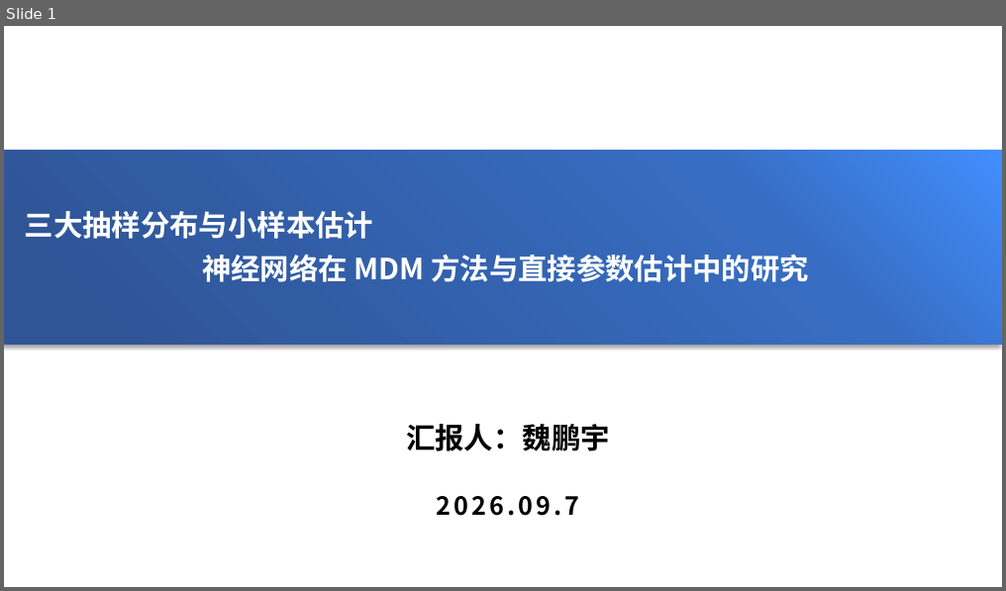
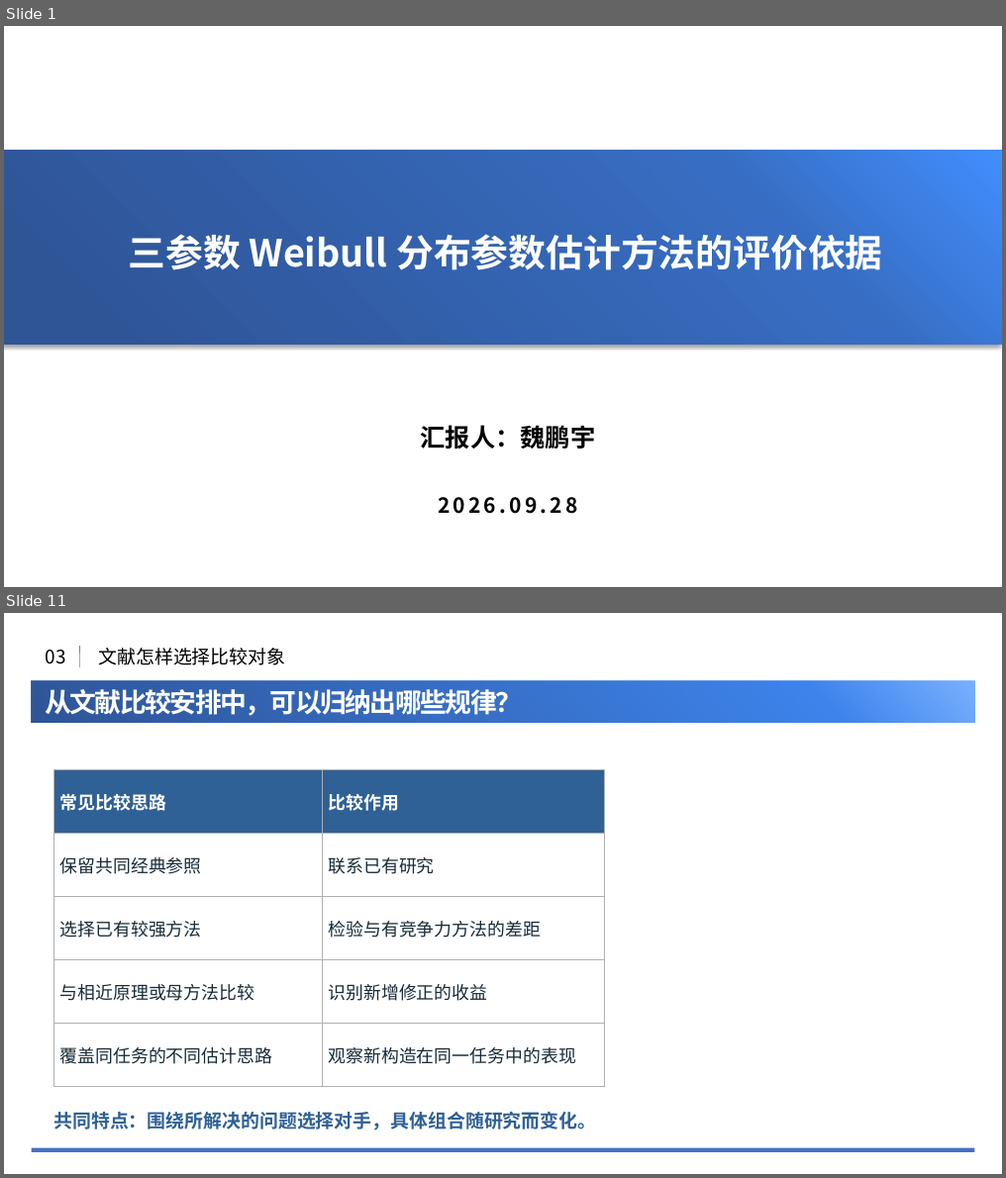
Before and after one commit to NEUwpy/weibull.work, a slide deck: Research/09-Weibull参数估计方法谱系与比较基线/260928组会.pptx. Shown one above the other, each under a label of ours: slide 1 before the commit, slides 1 and 11 after it; the slides between them are not shown. The pictures are 1006x591 and 1006x1178 pixels, drawn with LibreOffice and Linux fonts; fonts in the diff are those of the drawing; background and template pictures are left out. Boxes give left, top, right and bottom in pixels: in the first picture for what was removed or moved away, otherwise in the second. Text is boxed around its words. In the diff, an @@ line names an element or a change of style, - is before the commit and + after.

```diff
--- a/Research/09-Weibull参数估计方法谱系与比较基线/260928组会.pptx
+++ b/Research/09-Weibull参数估计方法谱系与比较基线/260928组会.pptx
@@ slide 11 added at (4,613,1002,1174), background #FFFFFF @@
@@ text added at (46,650,66,664), 18 pt, text #000000 @@
+03
@@ line added from (79, 667) to (79, 646), #808080 0.5 pt @@
@@ text added at (98,648,285,665), 18 pt, text #000000 @@
+文献怎样选择比较对象
@@ rectangle added at (32,681,975,722), fill gradient #418EFE to #3E84EC to #2F5597 @@
@@ text added at (45,689,522,719), 25.5 pt, text #FFFFFF, bold @@
+从文献比较安排中，可以归纳出哪些规律？
@@ line added from (32, 728) to (975, 728), #3E6DC2 2 pt @@
@@ table added at (54,770,604,1087), 5 rows, 2 columns @@
+常见比较思路 | 比较作用
+保留共同经典参照 | 联系已有研究
+选择已有较强方法 | 检验与有竞争力方法的差距
+与相近原理或母方法比较 | 识别新增修正的收益
+覆盖同任务的不同估计思路 | 观察新构造在同一任务中的表现
@@ text added at (54,1112,596,1131), 18 pt, text #2F6096, bold @@
+共同特点：围绕所解决的问题选择对手，具体组合随研究而变化。
@@ line added from (32, 1151) to (975, 1151), #4472C4 4 pt @@
@@ slide 1 changed as well @@
@@ text at (129,234,882,271): text changed; size 28 to 36 pt @@
-三大抽样分布与小样本估计
-神经网络在 MDM 方法与直接参数估计中的研究
+三参数 Weibull 分布参数估计方法的评价依据
@@ text "汇报人：魏鹏宇" at (421,425,595,450): size 28 to 24 pt @@
@@ text at (438,497,577,514): text changed; size 24 to 20 pt @@
-2026.09.7
+2026.09.28
```
Also in this commit, not shown: 1 other slide changed, 19 other slides added, 30 slides removed, 42 other files.
